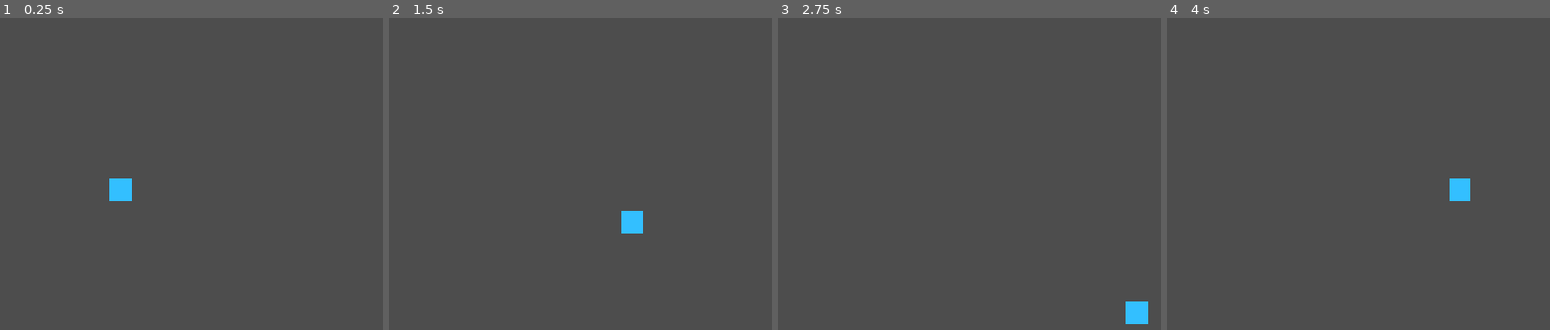
Above: before the commit, frames 1-4 (left to right).
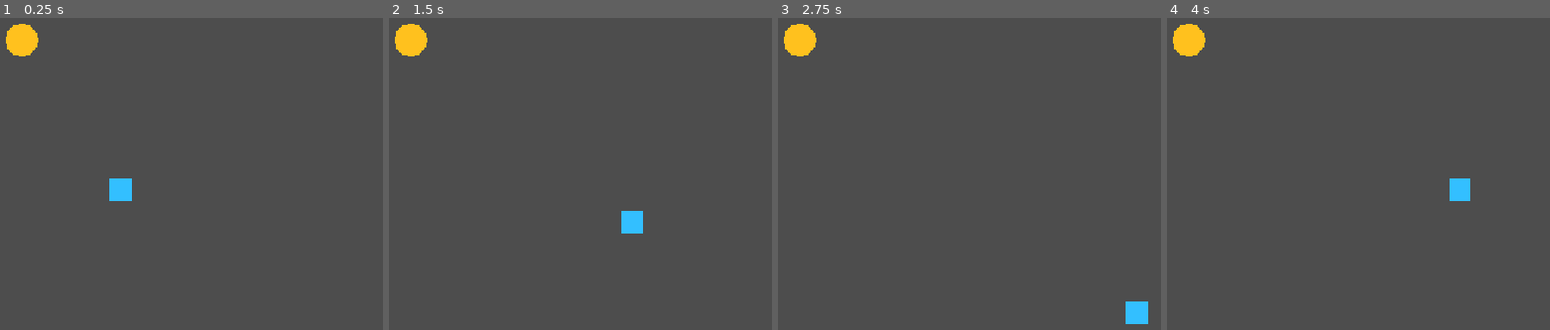
Above: after the commit, the same moments.

Repository: lucasruiz12/el-goat-game
Game: Godot game, scene res://main.tscn
Same seed, same stepped clock (60 frames per second), same inputs: the game is played once before the commit and once after it.
Inputs:
- Up to frame 1 (0.25 s): no input
- Up to frame 2 (1.5 s): tap Enter at 0.5 s; hold D (player_move_right) 0.53-1.28 s; hold S (player_move_down) from 1.28 s (still down)
- Up to frame 3 (2.75 s): release S (player_move_down) at 2.03 s; hold D (player_move_right) from 2.03 s (still down)
- Up to frame 4 (4 s): release D (player_move_right) at 2.78 s; hold W (player_move_up) 2.78-3.53 s; hold A (player_move_left) from 3.53 s (still down)

The runs differ from the first frame. In frame 1, 0.7% of the frame differs, in the area x 1-11%, y 1-13%; in frame 2, 0.7%; in frame 3, 0.7%; in frame 4, 0.7%.

Commit message:
feat: add off-ball opportunity prototype

Diff:
--- /dev/null
+++ b/main.gd
@@ -0,0 +1,65 @@
+extends Node2D
+
+## Este nodo coordina el prototipo de oportunidades sin pelota: ubica el objetivo,
+## detecta cuando el jugador lo alcanza y prepara la siguiente oportunidad. La grilla
+## es un calculo logico sobre el viewport actual, por eso no requiere crear una cancha.
+## Usar distancia entre posiciones es suficiente en este prototipo y evita introducir
+## colisiones hasta que hagan falta para una regla de gameplay mas compleja.
+
+const GRID_COLUMNS := 4
+const GRID_ROWS := 3
+const VALID_ZONE_INDICES := [1, 2, 5, 6]
+const OPPORTUNITY_RADIUS := 24.0
+const PLAYER_RADIUS := 16.0
+const ZONE_MARGIN := 32.0
+const FEEDBACK_DURATION := 0.25
+const OPPORTUNITY_COLOR := Color(1.0, 0.76, 0.12)
+const REACHED_COLOR := Color(0.3, 1.0, 0.5)
+
+@onready var player: CharacterBody2D = $Player
+@onready var opportunity: Polygon2D = $Opportunity
+
+var random_number_generator := RandomNumberGenerator.new()
+var is_resolving_opportunity := false
+var current_zone_index := -1
+
+
+func _ready() -> void:
+	random_number_generator.randomize()
+	place_next_opportunity()
+
+
+func _process(_delta: float) -> void:
+	if is_resolving_opportunity:
+		return
+
+	if player.global_position.distance_to(opportunity.global_position) <= PLAYER_RADIUS + OPPORTUNITY_RADIUS:
+		resolve_opportunity()
+
+
+func resolve_opportunity() -> void:
+	is_resolving_opportunity = true
+	opportunity.color = REACHED_COLOR
+	await get_tree().create_timer(FEEDBACK_DURATION).timeout
+	place_next_opportunity()
+	is_resolving_opportunity = false
+
+
+func place_next_opportunity() -> void:
+	var visible_rect := get_viewport_rect()
+	var cell_size := visible_rect.size / Vector2(GRID_COLUMNS, GRID_ROWS)
+	var zone_index: int = VALID_ZONE_INDICES[random_number_generator.randi_range(0, VALID_ZONE_INDICES.size() - 1)]
+	while zone_index == current_zone_index:
+		zone_index = VALID_ZONE_INDICES[random_number_generator.randi_range(0, VALID_ZONE_INDICES.size() - 1)]
+	var column := zone_index % GRID_COLUMNS
+	var row := zone_index / GRID_COLUMNS
+	var zone_rect := Rect2(visible_rect.position + Vector2(column, row) * cell_size, cell_size)
+	var horizontal_margin := minf(ZONE_MARGIN, cell_size.x * 0.5 - OPPORTUNITY_RADIUS)
+	var vertical_margin := minf(ZONE_MARGIN, cell_size.y * 0.5 - OPPORTUNITY_RADIUS)
+
+	opportunity.global_position = Vector2(
+		random_number_generator.randf_range(zone_rect.position.x + OPPORTUNITY_RADIUS + horizontal_margin, zone_rect.end.x - OPPORTUNITY_RADIUS - horizontal_margin),
+		random_number_generator.randf_range(zone_rect.position.y + OPPORTUNITY_RADIUS + vertical_margin, zone_rect.end.y - OPPORTUNITY_RADIUS - vertical_margin)
+	)
+	opportunity.color = OPPORTUNITY_COLOR
+	current_zone_index = zone_index
--- a/main.tscn
+++ b/main.tscn
@@ -1,8 +1,14 @@
-[gd_scene load_steps=2 format=3 uid="uid://l6t7e2jk76el"]
+[gd_scene load_steps=3 format=3 uid="uid://l6t7e2jk76el"]
 
 [ext_resource type="PackedScene" path="res://player/Player.tscn" id="1_player"]
+[ext_resource type="Script" path="res://main.gd" id="2_main"]
 
 [node name="Node2D" type="Node2D" unique_id=1630127435]
+script = ExtResource("2_main")
 
 [node name="Player" parent="." instance=ExtResource("1_player")]
 position = Vector2(640, 360)
+
+[node name="Opportunity" type="Polygon2D" parent="."]
+polygon = PackedVector2Array(24, 0, 20.7846, 12, 12, 20.7846, 0, 24, -12, 20.7846, -20.7846, 12, -24, 0, -20.7846, -12, -12, -20.7846, 0, -24, 12, -20.7846, 20.7846, -12)
+color = Color(1, 0.76, 0.12, 1)
Not shown, added: main.gd.uid
